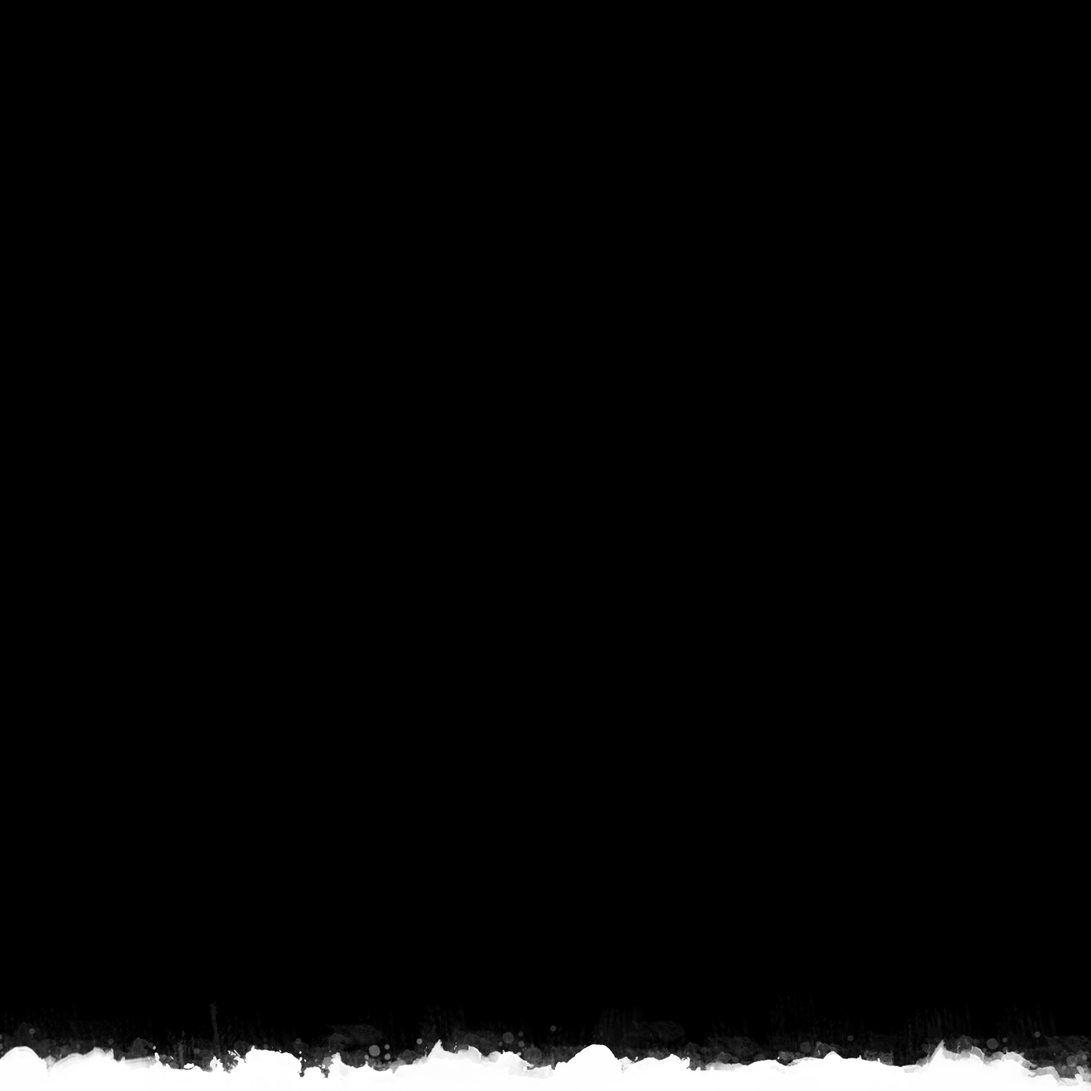
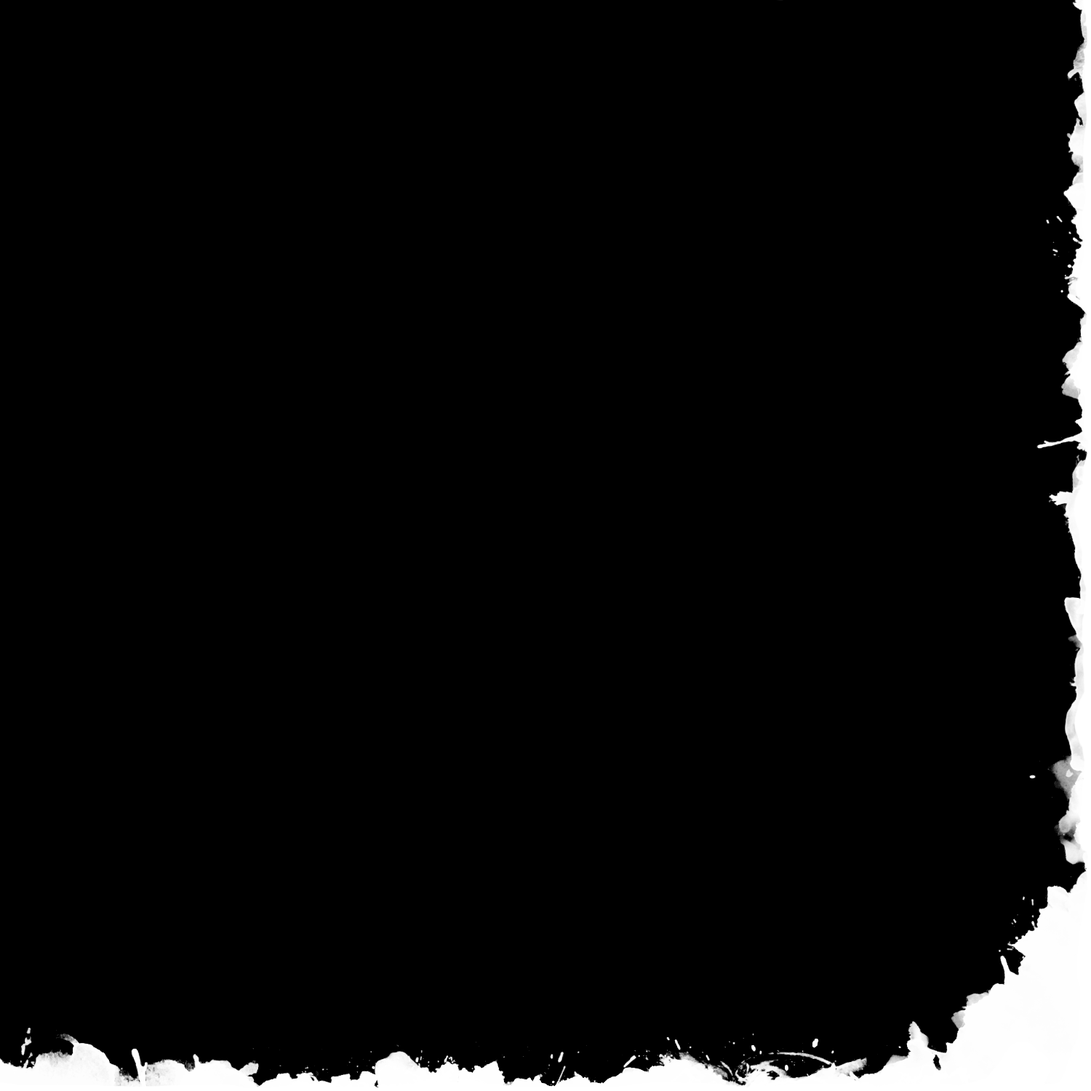
Two versions of the same layered image (w=1091, h=1091). Layer-by-layer changes:
added layer "nuovo - coarse -angle" above "nuovo - coarse" over [0, 0, 1090, 1089]
renamed "Layer 4 copy 2" to "1", hid it over [0, 0, 1091, 1091]
